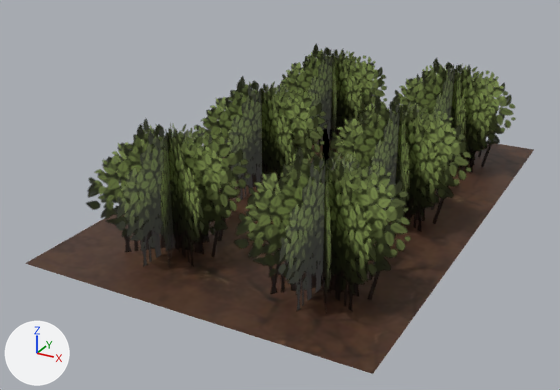
The FBX model Assets/XanaBuilder Assets/Models/ARC/07_Farm/ARC0710058_Bushes01/ARC0710058.fbx, before and after one commit.
One viewpoint serves both versions: a 50 mm camera at (0.984, -2.06, 1.047) aimed at (-0.082, -0.122, 0.078). Every picture has the same lights, and +X, +Y and +Z are marked at lower left. Where no turn or scale is listed for an object, it has been applied to the vertices.

Objects in the first picture: 'smARC0710058'.
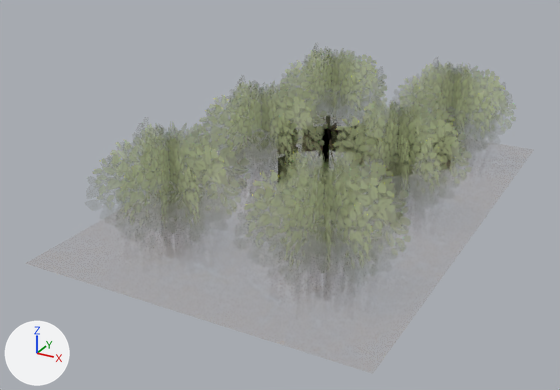
Where the change shows, as pixel boxes [x1, y1, x2, y2] in the pictures (560 x 390 px):
'smARC0710058', surface changed: [25, 44, 534, 374] in both

The change, as a list of edits to the scene's bpy script:
```text
Change img_txarc0710058_diffuse_png:
    img_txarc0710058_diffuse_png: load_image('txARC0710058_Diffuse.png', '_unpacked/txARC0710058_Diffuse.png', 2048, 2048, 'sRGB') -> load_image('txARC0710058_Diffuse.png', 'txARC0710058_Diffuse.png', 2048, 2048, 'Non-Color')
Change mat_mtarc0710058_placemode:
    add n3 = _N.new('ShaderNodeTexImage'); n3.name = 'Image Texture.001'
    add n3.image = img_txarc0710058_diffuse_png
    where n2 = _N.new('ShaderNodeTexImage'); n2.name = 'Image Texture'
    where n0 = _N.new('ShaderNodeBsdfPrincipled'); n0.name = 'Principled BSDF'
    remove _L.new(n2.outputs[1], n0.inputs[4])  # 'Alpha' to 'Alpha'
    add _L.new(n3.outputs[0], n0.inputs[4])  # 'Color' to 'Alpha'
```
